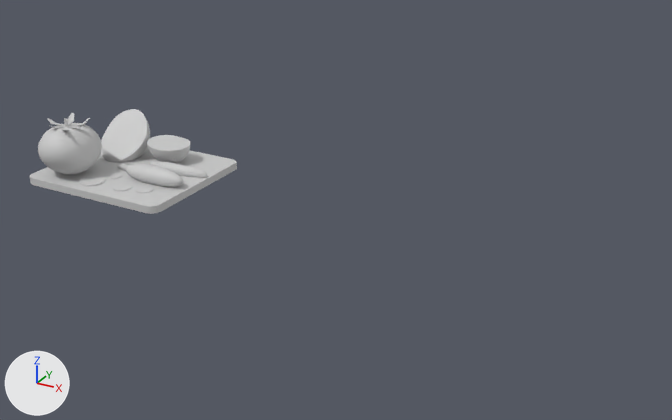
One commit to the FBX model Assets/Prefab Assets/Recipes/Dragon Soup/Vegetable Set Final.fbx: the scene before it, then after it.
One viewpoint serves both versions: a camera (50 mm lens) standing at (6.96, -23.03, 11.75) and looking at (-6.07, 0.64, -0.09). Every picture has the same lights, and +X, +Y and +Z are marked at lower left. The older version comes first.

In view in the first picture: 'Cutlet.004'.
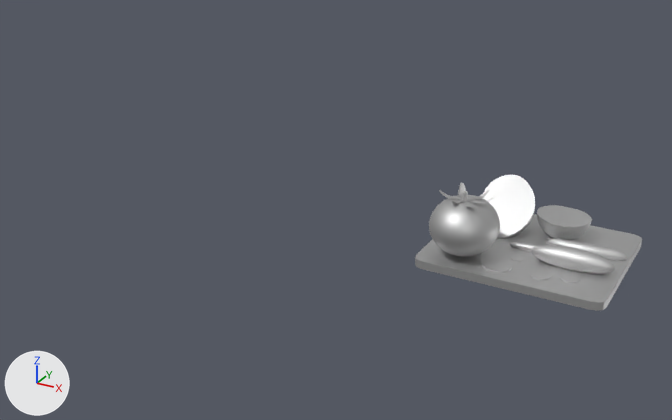
The newer file is also turned or shifted as a whole; pictures and numbers use the older file's frame.

Pixel boxes [x1, y1, x2, y2] of what changed, in the pictures (672 x 420 px; the box of a moved part takes in the faces that stretch with it):
'Cutlet.004', reshaped, moved, turned, rescaled: before [30, 109, 237, 214]; after [415, 174, 642, 311]
part 1 of me_cutlet_004, added: after [559, 272, 581, 283]
part 2 of me_cutlet_004, moved or reshaped: before [47, 113, 90, 131]; after [439, 183, 496, 207]
part 3 of me_cutlet_004, moved or reshaped: before [38, 123, 102, 174]; after [429, 195, 500, 256]
part 4 of me_cutlet_004, moved or reshaped: before [101, 109, 150, 162]; after [482, 174, 535, 238]
part 5 of me_cutlet_004, moved or reshaped: before [150, 161, 207, 178]; after [546, 238, 628, 261]
part 6 of me_cutlet_004, moved or reshaped: before [147, 135, 190, 163]; after [537, 205, 592, 240]
part 7 of me_cutlet_004, added: after [531, 245, 615, 274]
part 8 of me_cutlet_004, added: after [482, 258, 512, 273]
part 9 of me_cutlet_004, added: after [530, 269, 552, 280]
part 10 of me_cutlet_004, added: after [511, 254, 525, 262]
part 11 of me_cutlet_004, moved or reshaped: before [30, 147, 237, 214]; after [415, 214, 642, 311]
part 12 of me_cutlet_004, added: after [510, 242, 540, 252]
part 13 of me_cutlet_004, deleted: before [79, 164, 183, 193]

What changed in the scene script:
```text
Change me_cutlet_004:
    used by ob_cutlet_004; location = (-12.08, -1.35, 0.12); rotation_euler = (3.142, 0.0, -1.571), in degrees (180, 0, -90); scale = (-0.292, -0.292, -0.0331)
    remove me_cutlet_004.from_pydata(...)  # 2815 vertices, 5593 faces; spans x -3.5..12.8, y -14.7..4.1, z -9.0..58.8
    remove me_cutlet_004.materials.append(mat_defaultmaterial)  # light grey #cbcbcb
    add me_cutlet_004.from_pydata(...)  # 2813 vertices, 5589 faces; spans x -267.2..283.0, y -55.7..168.3, z -373.5..103.1
    me_cutlet_004 part 1: a new loose piece, a 32-sided cylinder along y spanning x 133.8..192.2, y -29.3..-22.7, z -29.2..29.2, in mat_defaultmaterial_002 (light grey #cbcbcb)
    me_cutlet_004 part 2: the loose piece of 154 vertices spanning x -2.4..2.8, y -13.6..-7.8, z 50.2..58.8 is multiplied about its middle by the matrix ((0.0, 29.219, 0.0), (0.0, 0.0, 3.306), (-29.219, 0.0, 0.0)), then moved by (-149.2, 164.9, -59.5), in mat_defaultmaterial_002 (light grey #cbcbcb)
    me_cutlet_004 part 3: the loose piece of 514 vertices spanning x -3.5..3.9, y -14.3..-7.4, z 0.0..50.5 is multiplied about its middle by the matrix ((0.0, 29.219, 0.0), (0.0, 0.0, 3.306), (-29.219, 0.0, 0.0)), then moved by (-154.7, 68.4, -30.9), in mat_defaultmaterial_002 (light grey #cbcbcb)
    me_cutlet_004 part 4: the loose piece of 274 vertices spanning x 4.8..11.0, y -12.0..-6.3, z -9.0..45.6 is multiplied about its middle by the matrix ((0.0, 29.219, 0.0), (0.0, 0.0, 3.306), (-29.219, 0.0, 0.0)), then moved by (-111.6, 43.6, -250.2), in mat_defaultmaterial_002 (light grey #cbcbcb)
    me_cutlet_004 part 5: the loose piece of 482 vertices spanning x 5.1..6.9, y -4.2..3.9, z -4.0..9.3 is multiplied about its middle by the matrix ((0.0, 29.219, 0.0), (0.0, 0.0, 3.306), (-29.219, 0.0, 0.0)), then moved by (151.4, -17.1, -178.6), in mat_defaultmaterial_002 (light grey #cbcbcb)
    me_cutlet_004 part 6: the loose piece of 274 vertices spanning x 6.4..10.7, y -6.1..-0.5, z -2.5..21.8 is multiplied about its middle by the matrix ((0.0, 29.219, 0.0), (0.0, 0.0, 3.306), (-29.219, 0.0, 0.0)), then moved by (56.8, 9.3, -260.5), in mat_defaultmaterial_002 (light grey #cbcbcb)
    me_cutlet_004 part 7: a new loose piece, a UV sphere (32 segments, 16 rings, poles along y) spanning x 29.7..267.0, y -33.7..30.3, z -99.4..-35.4, in mat_defaultmaterial_002 (light grey #cbcbcb)
    me_cutlet_004 part 8: a new loose piece, a 32-sided cylinder along y spanning x -78.1..5.4, y -30.7..-21.3, z -12.8..70.7, in mat_defaultmaterial_002 (light grey #cbcbcb)
    me_cutlet_004 part 9: a new loose piece, a 32-sided cylinder along y spanning x 57.3..117.1, y -29.4..-22.6, z -7.1..52.7, in mat_defaultmaterial_002 (light grey #cbcbcb)
    me_cutlet_004 part 10: a new loose piece, a 32-sided cylinder along y spanning x -22.4..18.9, y -28.3..-23.7, z -67.9..-26.6, in mat_defaultmaterial_002 (light grey #cbcbcb)
    me_cutlet_004 part 11: the loose piece of 32 vertices spanning x -3.5..12.8, y -14.7..4.1, z -7.5..0.0 is multiplied about its middle by the matrix ((0.0, 29.219, 0.0), (0.0, 0.0, 3.306), (-29.219, 0.0, 0.0)), then moved by (3.3, -33.1, -131.5), in mat_defaultmaterial_002 (light grey #cbcbcb)
    me_cutlet_004 part 12: a new loose piece of 345 vertices spanning x -50.2..94.0, y -38.4..-2.9, z -133.3..-97.8, in mat_defaultmaterial_002 (light grey #cbcbcb)
    me_cutlet_004 part 13: 6 loose pieces with 1085 vertices, spanning x -2.4..4.6, y -8.3..3.6, z -3.7..17.0, are deleted
    add me_cutlet_004.materials.append(mat_defaultmaterial_002)  # light grey #cbcbcb
Change ob_cutlet_004:
    ob_cutlet_004.location: (-12.08, -1.35, 0.12) -> (0.0, 0.0, 0.0)
    ob_cutlet_004.rotation_euler: (3.142, 0.0, -1.571) -> (1.571, 0.0, 0.0)  # degrees (180, 0, -90) -> degrees (90, 0, 0)
    ob_cutlet_004.scale: (-0.292, -0.292, -0.0331) -> (0.01, 0.01, 0.01)
```
